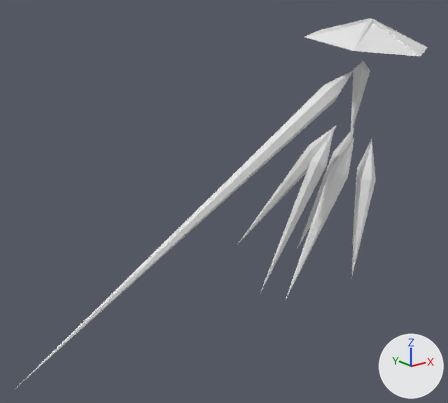
An edit to the glTF model glb_imports/ClarityDressShardsMaster.glb, drawn before and after from the same camera.
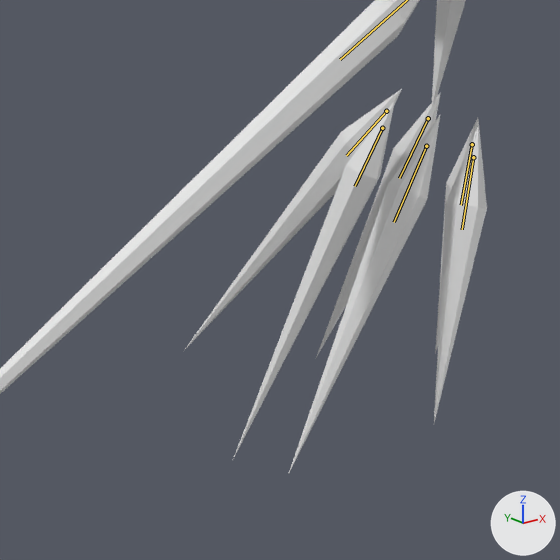
There are two pictures of each version: one whole from a 50 mm camera at (-53.0, -43.8, 16.6) aimed at (-16.0, 2.4, -1.8), one close up on the part from 34% to 91% of the width and 21% to 85% of the height. The lights are fixed; the arrows at lower right show +X, +Y and +Z. The first two pictures are the older version. Both versions are drawn at frame 0 of the action 'DoubleShardSequence1'; the numbers are the values there. The bones that change, and the others that lie on the model, are drawn over the model as lines in the close-ups.

The first close-up shows 'Arm', 'BackLeft', 'BackRight', 'Center', 'FrontLeft', 'FrontRight', 'MiddleLeft', 'MiddleRight'.
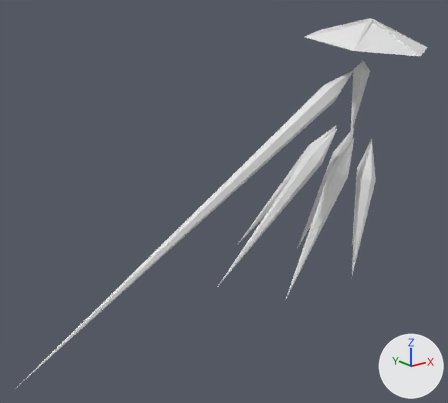
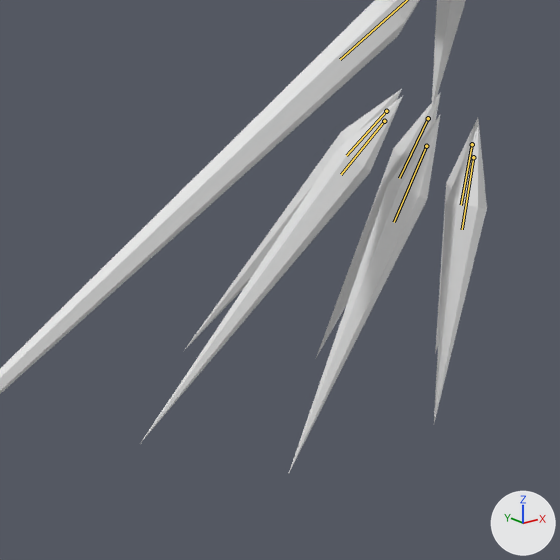
Edits to the scene script, one JSON object a line:
```json
{"block": "bone_back_r", "where": "bone_back_r = bpy.data.objects['Armature'].pose.bones['Back.R']"}
{"op": "set", "path": "bone_back_r.location", "old": "(0.0, 0.0, 0.0)", "new": "(1.7, -0.77, 1.33)"}
{"op": "set", "path": "bone_back_r.rotation_quaternion", "old": "(1.0, 0.0, 0.0, 0.0)", "new": "(0.925, -0.072, -0.335, -0.161)", "note": "degrees (0, 0, 0) -> degrees (-2, -40, -19)"}
```

Changed parts and their boxes (x1, y1, x2, y2) in the close-ups (560 x 560 px):
```json
{"object": "BackRight", "change": "posed", "before": [232, 101, 395, 461], "after": [141, 96, 403, 442], "on screen": "60% wider"}
{"bone": "Back.R", "before": "(382, 128) to (355, 186)", "after": "(384, 121) to (341, 174)"}
```
